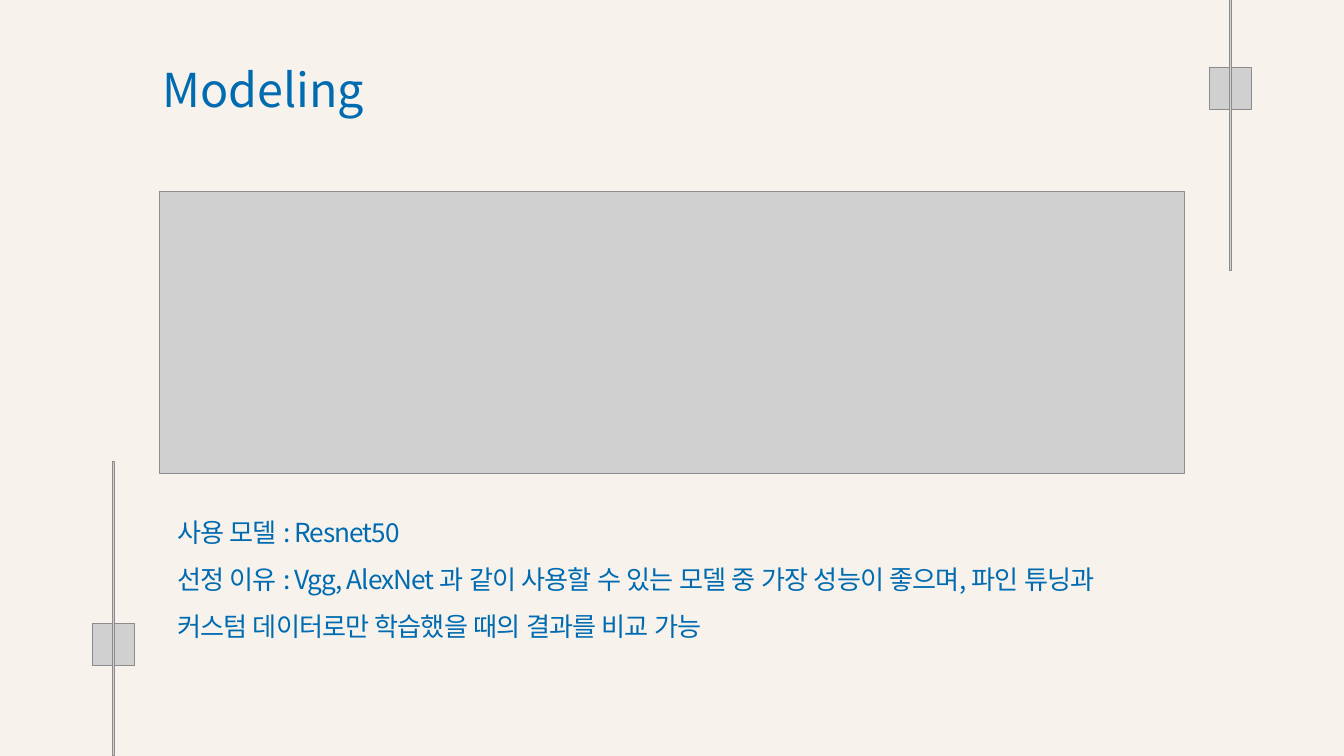
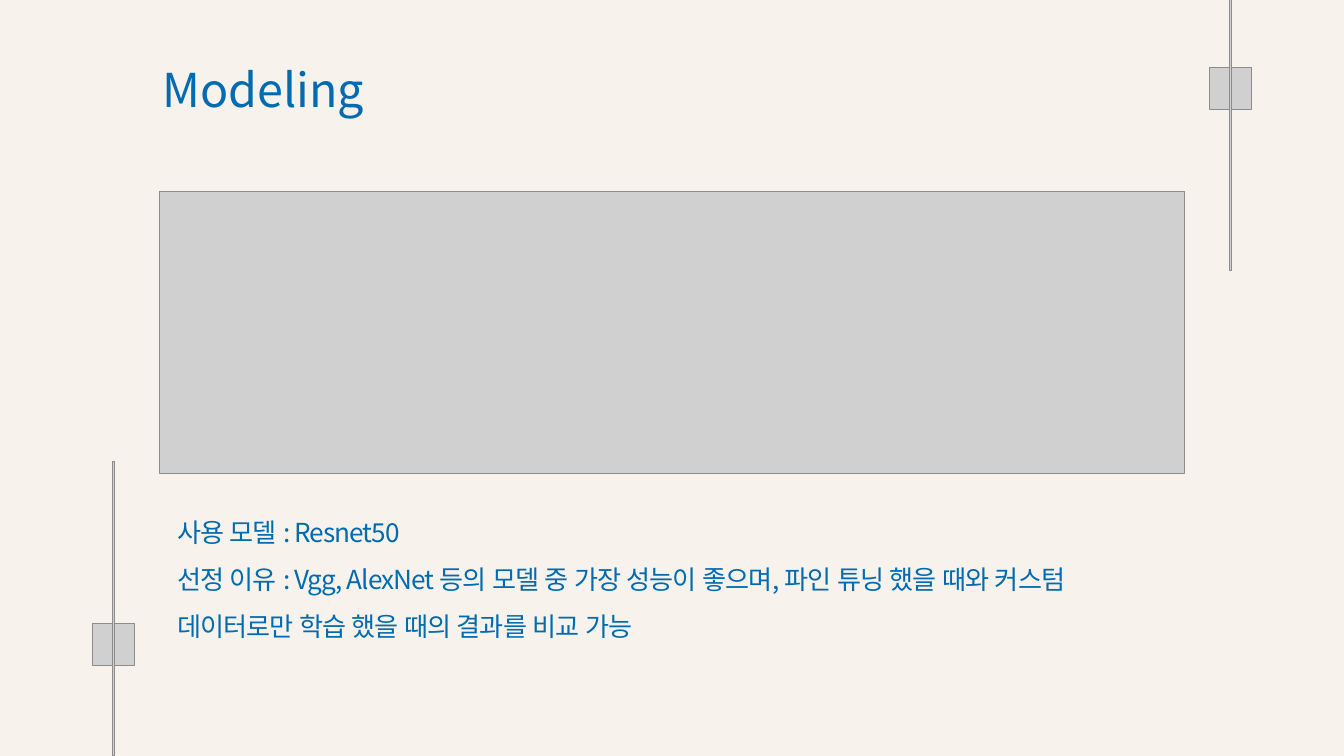
Before and after one commit to Playdata-G-DA35/DA35-final-team2-Item_Classification_RPA, a slide deck: slide 3 of documents/의류 카테고리 분류 모델 결과 보고서.pptx. Drawn at 1344x756 pixels with LibreOffice and Linux fonts; fonts in the diff are those of the drawing; grey boxes stand for pictures; background and template pictures are left out. Boxes give left, top, right and bottom in pixels: in the first picture for what was removed or moved away, otherwise in the second. Text is boxed around its words. In the diff, an @@ line names an element or a change of style, - is before the commit and + after.

```diff
--- a/documents/의류 카테고리 분류 모델 결과 보고서.pptx
+++ b/documents/의류 카테고리 분류 모델 결과 보고서.pptx
@@ text at box(177, 520, 1065, 638): text changed @@
-사용 모델 : Resnet50
-선정 이유 : Vgg, AlexNet 과 같이 사용할 수 있는 모델 중 가장 성능이 좋으며, 파인 튜닝과 커스텀 데이터로만 학습했을 때의 결과를 비교 가능
+사용 모델 : Resnet50
+선정 이유 : Vgg, AlexNet 등의 모델 중 가장 성능이 좋으며, 파인 튜닝 했을 때와 커스텀 데이터로만 학습 했을 때의 결과를 비교 가능
```
Also in this commit, not shown: 2 other slides changed, 2 other files.
